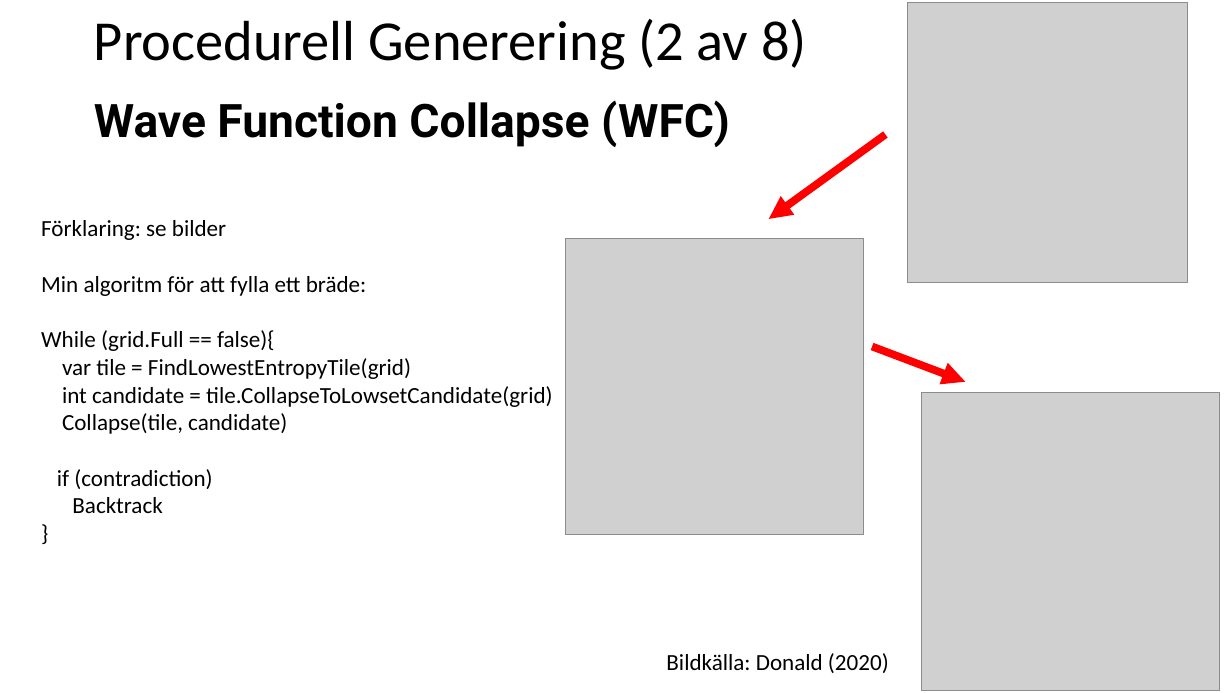
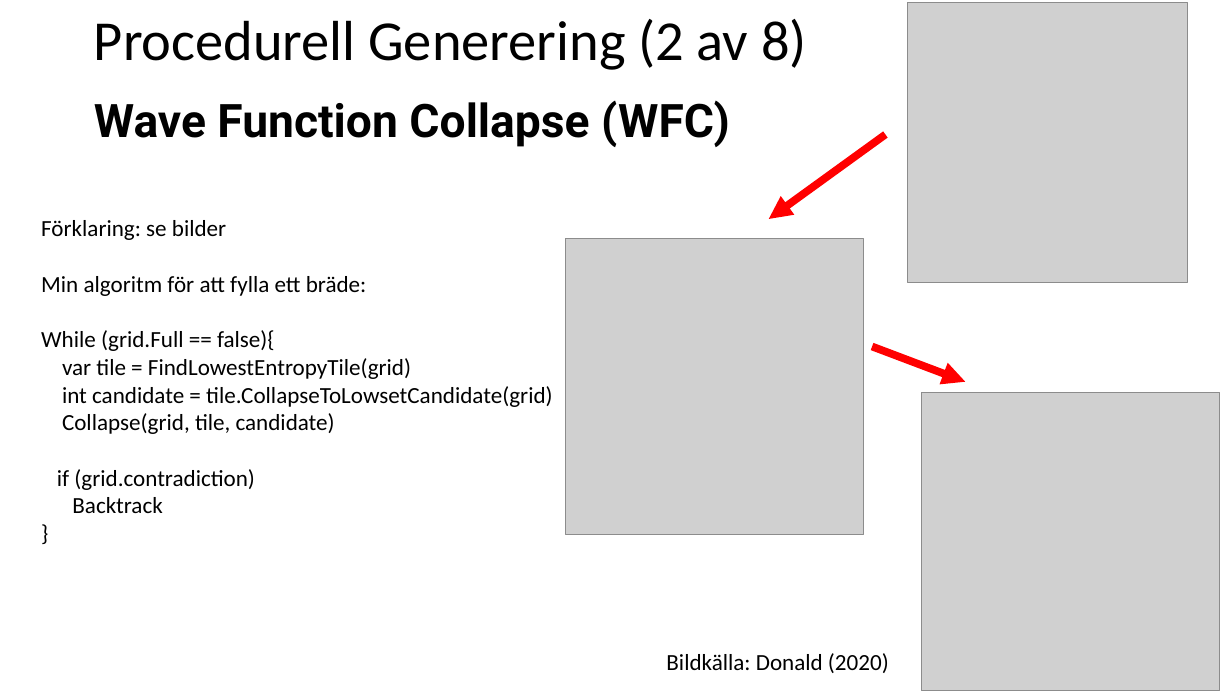
Before and after one commit to pythonpalle/sudoku, a slide deck: slide 5 of Procedurell_Generering_Prototyp.pptx. Drawn at 1232x693 pixels with LibreOffice and Linux fonts; fonts in the diff are those of the drawing; grey boxes stand for pictures. Boxes give left, top, right and bottom in pixels: in the first picture for what was removed or moved away, otherwise in the second. Text is boxed around its words. In the diff, an @@ line names an element or a change of style, - is before the commit and + after.

```diff
--- a/Procedurell_Generering_Prototyp.pptx
+++ b/Procedurell_Generering_Prototyp.pptx
@@ text at bbox=[57, 413, 335, 490]: text changed @@
-Collapse(tile, candidate)
-if (contradiction)
+Collapse(grid, tile, candidate)
+if (grid.contradiction)
```
Also in this commit, not shown: 1 other slide changed, 9 other files.
